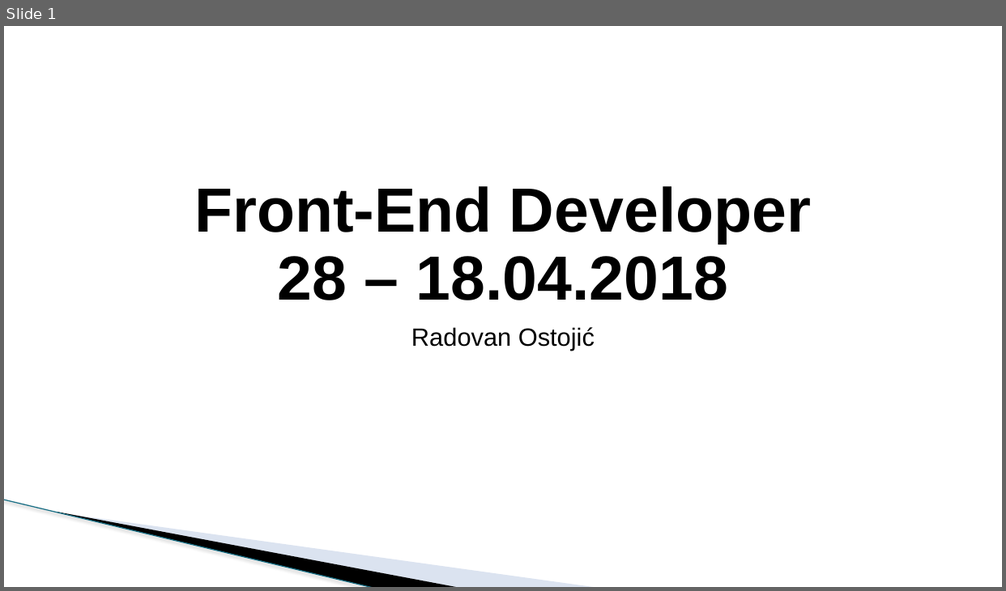
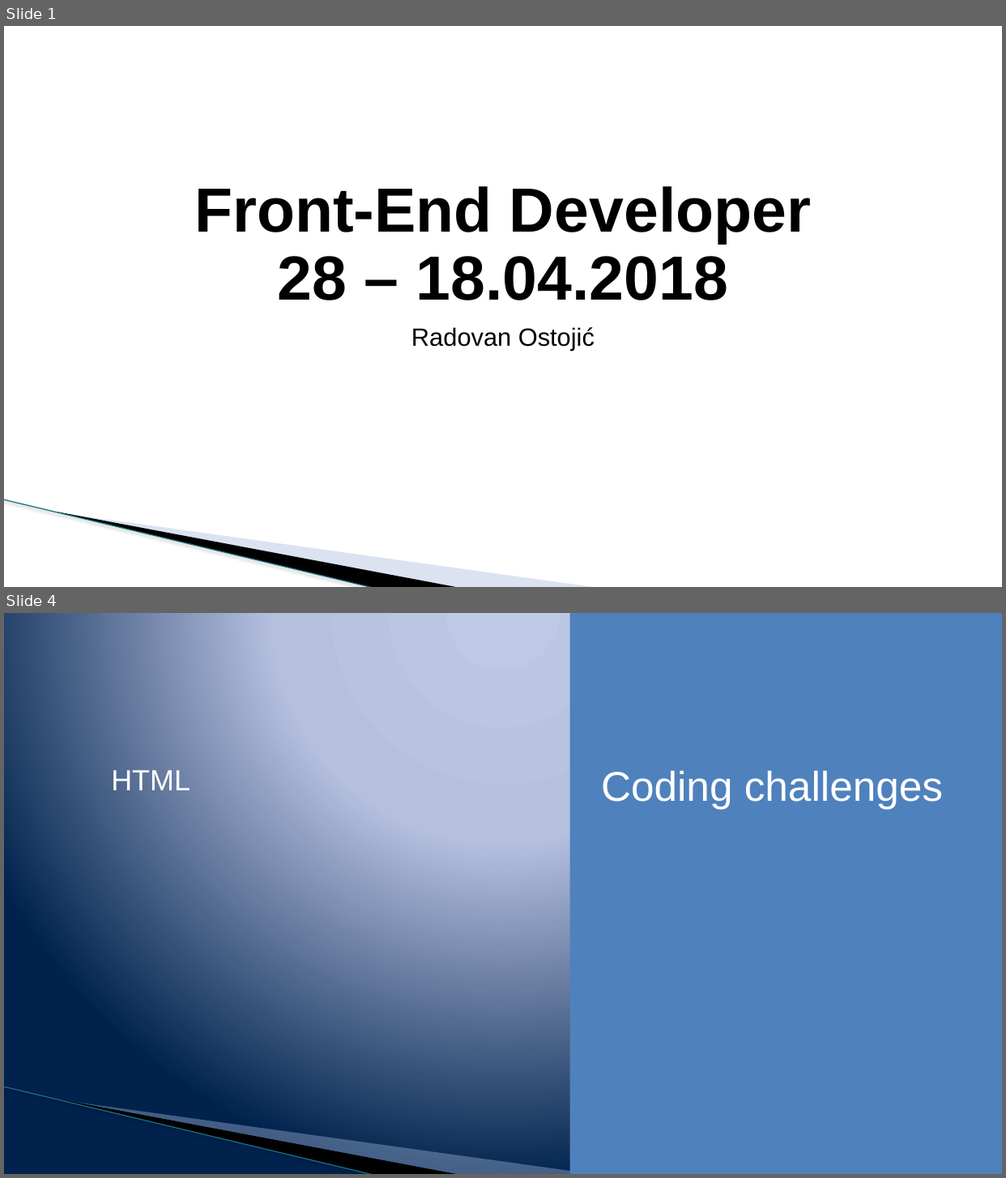
Before and after one commit to todalexcode/kurs-front-end, a slide deck: sesija-28/PPT/Front-End Developer-28.pptx. Shown one above the other, each under a label of ours: slide 1 before the commit, slides 1 and 4 after it; the slides between them are not shown. The pictures are 1006x591 and 1006x1178 pixels, drawn with LibreOffice and Linux fonts; fonts in the diff are those of the drawing; background and template pictures are left out. Boxes give left, top, right and bottom in pixels: in the first picture for what was removed or moved away, otherwise in the second. Text is boxed around its words. In the diff, an @@ line names an element or a change of style, - is before the commit and + after.

```diff
--- a/sesija-28/PPT/Front-End Developer-28.pptx
+++ b/sesija-28/PPT/Front-End Developer-28.pptx
@@ slide 4 added at (4,613,1002,1174), background gradient #BFC9E5 to #B5C0E0 to #00234D; not listed: 3 template elements that a slide beside it also shows @@
@@ rectangle added at (570,613,1002,1174), fill #4F81BD @@
@@ text added at (111,770,190,790), 28 pt, text #FFFFFF @@
+HTML
@@ text added at (601,771,943,809), 40 pt, text #FFFFFF @@
+Coding challenges
```
Also in this commit, not shown: 2 slides changed, 3 other slides added, 1 slide removed, 16 other files.
